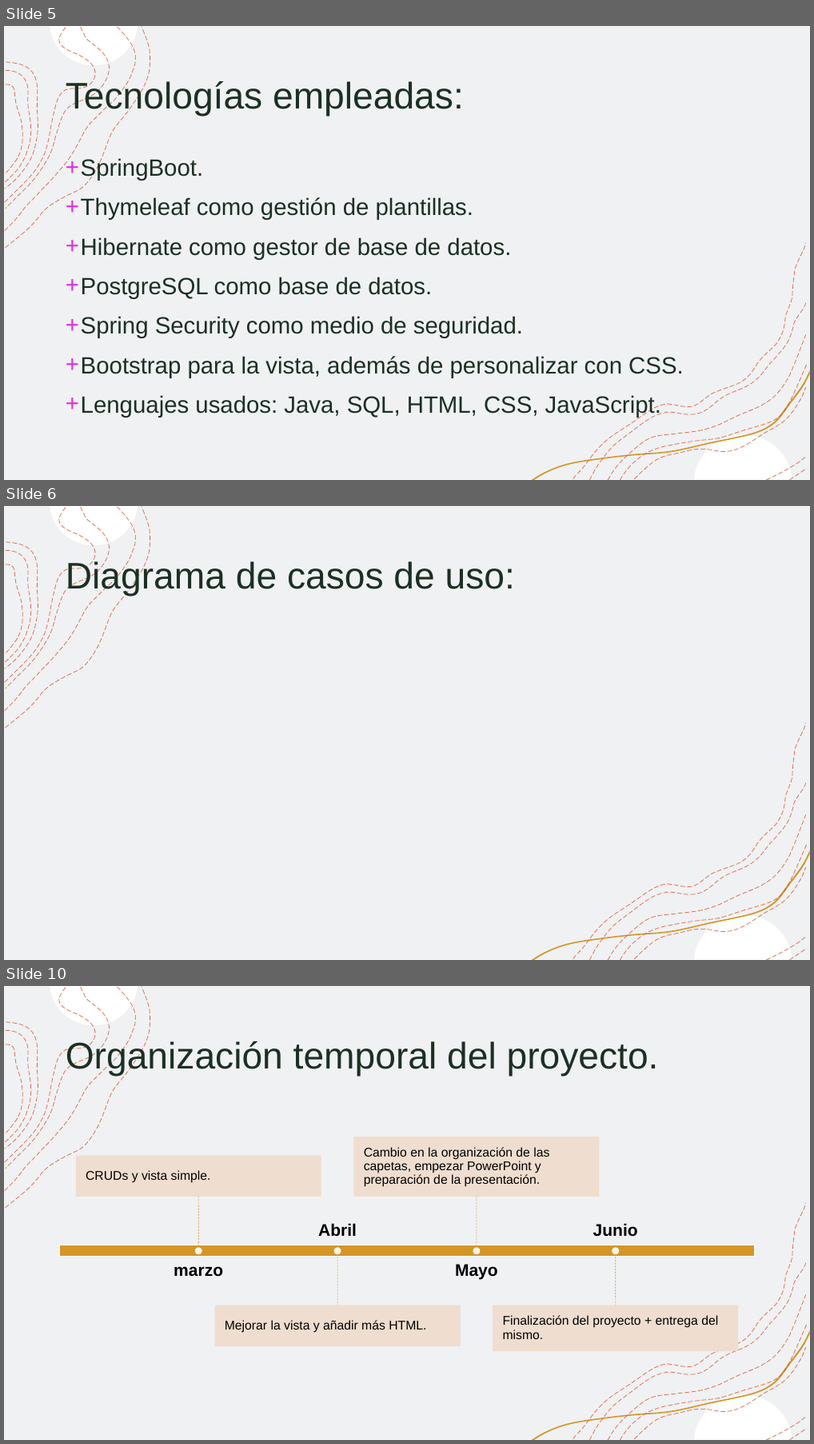
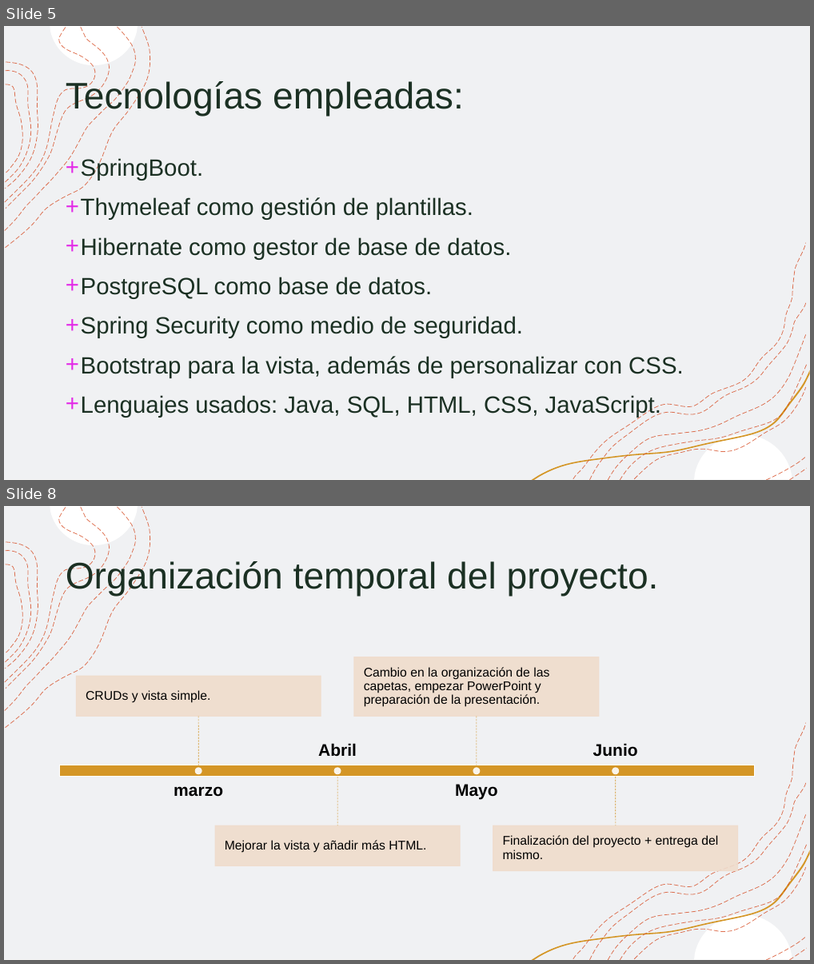
Before and after one commit to maribalo043/ProyectoFinalCurso, a slide deck: PowerPointFinalCurso.pptx. Shown one above the other, each under a label of ours: slides 5, 6 and 10 before the commit, slides 5 and 8 after it; the slides between them are not shown. The pictures are 814x1444 and 814x964 pixels, drawn with LibreOffice and Linux fonts; fonts in the diff are those of the drawing. Boxes give left, top, right and bottom in pixels: in the first picture for what was removed or moved away, otherwise in the second. Text is boxed around its words. In the diff, an @@ line names an element or a change of style, - is before the commit and + after.

```diff
--- a/PowerPointFinalCurso.pptx
+++ b/PowerPointFinalCurso.pptx
@@ slide 6 removed at (x1=4, y1=506, x2=810, y2=960), background #FFFFFF; not listed: 18 template elements that a slide beside it also shows @@
@@ title removed at (x1=66, y1=560, x2=515, y2=596) @@
-Diagrama de casos de uso:
@@ what was slide 10 is now slide 8 @@
```
Also in this commit, not shown: 2 slides changed, 1 slide added, 3 other slides removed, 16 other files.
